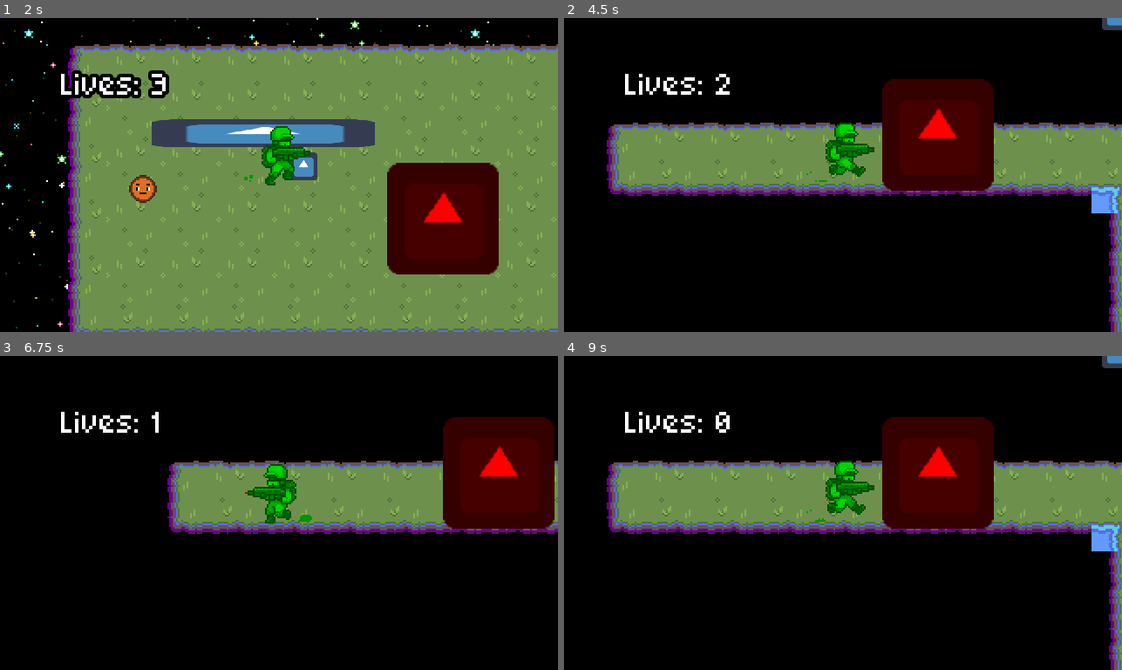
Above: before the commit, frames 1-4 (two rows, left to right).
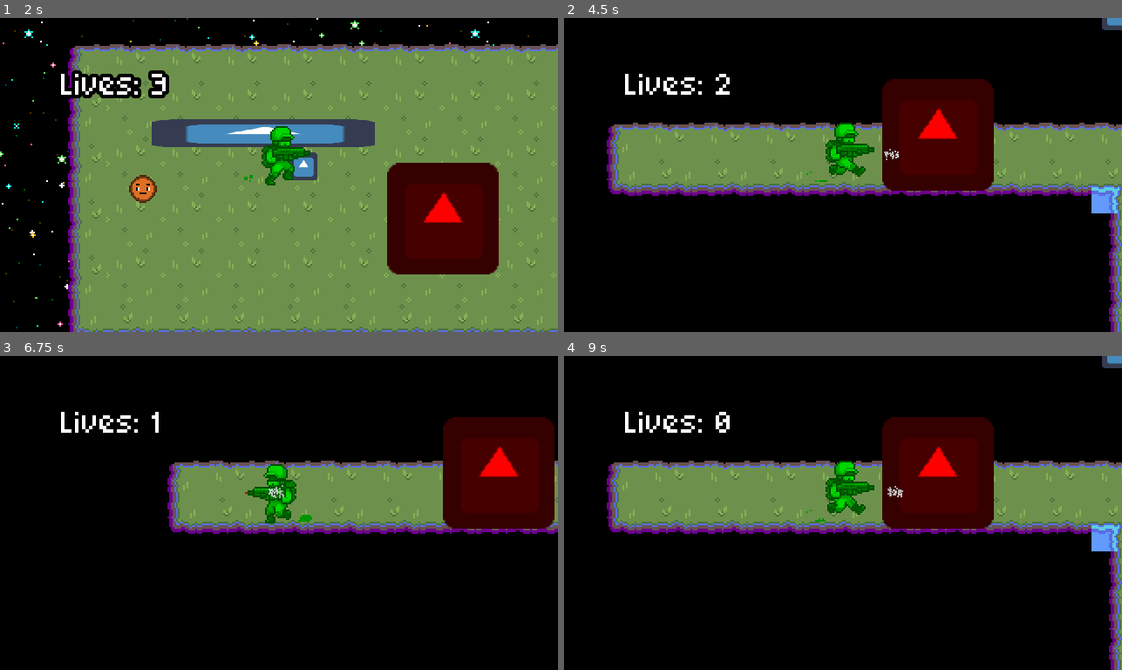
Above: after the commit, the same moments.

Repository: elixs/Terrarian-t
Game: Godot game, scene res://scenes/ui/main_menu.tscn
The game is run twice, just before and just after one commit, with the same random seed, the same clock (stepped at 60 frames per second) and the same inputs. The engine's default icon, where the game draws it, is replaced by a stand-in: a white triangle on a blue panel in a dark square.
Inputs (mouse positions are in pixels of both pictures, inside the frame that each line leads up to):
- Up to frame 1 (2 s): click "Play" at 0.5 s; move the mouse to (401, 159) at 1.27 s; hold D (move_right) from 1.28 s (still down); right-click (401, 159) at 1.35 s; tap Space (jump) at 1.52 s
- Up to frame 2 (4.5 s): move the mouse to (731, 190) at 2.02 s; click (731, 190) at 2.1 s; tap Space (jump) at 2.27, 3.77 s; tap Enter at 2.75 s; move the mouse to (898, 105) at 2.77 s; release D (move_right) at 2.78 s; hold A (move_left) 2.78-3.53 s; hold F (next_level) 2.78-3.53 s; move the mouse to (815, 237) at 3.52 s; hold D (move_right) from 3.53 s (still down); right-click (815, 237) at 3.6 s; move the mouse to (1010, 222) at 4.27 s; click (1010, 222) at 4.35 s
- Up to frame 3 (6.75 s): tap Space (jump) at 4.52, 5.27 s; move the mouse to (111, 465) at 5.02 s; release D (move_right) at 5.03 s; hold A (move_left) 5.03-5.78 s; tap F (next_level) at 5.1 s; move the mouse to (306, 513) at 5.77 s; hold D (move_right) 5.78-6.53 s; right-click (306, 513) at 5.85 s; move the mouse to (195, 434) at 6.52 s; hold A (move_left) from 6.53 s (still down); click (195, 434) at 6.6 s
- Up to frame 4 (9 s): tap Space (jump) at 6.77, 7.52, 8.27 s; move the mouse to (965, 497) at 7.27 s; hold F (next_level) 7.28-8.03 s; move the mouse to (731, 528) at 8.02 s; release A (move_left) at 8.03 s; hold D (move_right) from 8.03 s (still down); right-click (731, 528) at 8.1 s; move the mouse to (898, 443) at 8.77 s; click (898, 443) at 8.85 s

Frame 1 is identical in both runs. In frame 2, less than 0.1% of the frame differs, in the area x 57-60%, y 41-46%; in frame 3, less than 0.1%, in the area x 48-51%, y 41-46%; in frame 4, less than 0.1%.

Commit message:
added smoke particles

Diff:
--- a/scenes/kevin.gd
+++ b/scenes/kevin.gd
@@ -2,6 +2,7 @@
 
 #var Bullet = preload("res://scenes/bullet.tscn")
 export(PackedScene) var Bullet
+export(PackedScene) var Smoke
 
 var velocity = Vector2()
 
@@ -18,6 +19,7 @@
 onready var playback = anim_tree.get("parameters/playback")
 onready var fire_sfx = $FireSFX
 onready var bullet_spawn = $Pivot/BulletSpawn
+
 
 onready var hud = $CanvasLayer/HUD
 
@@ -97,3 +99,6 @@
 	bullet.global_position = bullet_spawn.global_position
 	if pivot.scale.x == -1:
 		bullet.rotation = PI
+	var smoke = Smoke.instance()
+	bullet_spawn.add_child(smoke)
+	smoke.emitting = true
--- a/scenes/kevin.tscn
+++ b/scenes/kevin.tscn
@@ -9,6 +9,7 @@
 [ext_resource path="res://scenes/bullet.tscn" type="PackedScene" id=7]
 [ext_resource path="res://scenes/hud.tscn" type="PackedScene" id=8]
 [ext_resource path="res://scenes/ui/pause_menu.tscn" type="PackedScene" id=9]
+[ext_resource path="res://scenes/smoke.tscn" type="PackedScene" id=10]
 
 [sub_resource type="CircleShape2D" id=29]
 radius = 6.0
@@ -399,6 +400,7 @@
 collision_mask = 2
 script = ExtResource( 2 )
 Bullet = ExtResource( 7 )
+Smoke = ExtResource( 10 )
 
 [node name="Pivot" type="Node2D" parent="."]
 
--- /dev/null
+++ b/scenes/particles.tscn
@@ -0,0 +1,36 @@
+[gd_scene load_steps=5 format=2]
+
+[ext_resource path="res://icon.png" type="Texture" id=1]
+
+[sub_resource type="Gradient" id=1]
+offsets = PoolRealArray( 0, 0.371336, 1 )
+colors = PoolColorArray( 0.996094, 0.059184, 0.0366982, 1, 0.886719, 0.461517, 0.0863384, 1, 0.92549, 1, 0.027451, 0 )
+
+[sub_resource type="GradientTexture" id=2]
+gradient = SubResource( 1 )
+
+[sub_resource type="ParticlesMaterial" id=3]
+flag_disable_z = true
+spread = 0.0
+gravity = Vector3( 0, 0, 0 )
+initial_velocity = 500.0
+orbit_velocity = 0.0
+orbit_velocity_random = 0.0
+linear_accel = 100.0
+radial_accel = 63.28
+radial_accel_random = 0.63
+tangential_accel = 87.01
+damping = 10.0
+angle = 8.1
+scale_random = 1.0
+color_ramp = SubResource( 2 )
+hue_variation = 1.0
+hue_variation_random = 1.0
+
+[node name="Particles" type="Node2D"]
+
+[node name="Particles2D" type="Particles2D" parent="."]
+amount = 50
+lifetime = 2.0
+process_material = SubResource( 3 )
+texture = ExtResource( 1 )
--- /dev/null
+++ b/scenes/smoke.gd
@@ -0,0 +1,6 @@
+extends Particles2D
+
+
+func _ready():
+	yield(get_tree().create_timer(1), "timeout")
+	queue_free()
--- /dev/null
+++ b/scenes/smoke.tscn
@@ -0,0 +1,31 @@
+[gd_scene load_steps=5 format=2]
+
+[ext_resource path="res://scenes/smoke.gd" type="Script" id=1]
+
+[sub_resource type="Gradient" id=30]
+colors = PoolColorArray( 1, 1, 1, 1, 0, 0, 0, 0 )
+
+[sub_resource type="GradientTexture" id=31]
+gradient = SubResource( 30 )
+
+[sub_resource type="ParticlesMaterial" id=32]
+emission_shape = 2
+emission_box_extents = Vector3( 1, 1.5, 1 )
+flag_disable_z = true
+spread = 30.0
+gravity = Vector3( 0, -49, 0 )
+initial_velocity = 40.0
+orbit_velocity = 0.0
+orbit_velocity_random = 0.0
+damping = 100.0
+color_ramp = SubResource( 31 )
+
+[node name="Smoke" type="Particles2D"]
+emitting = false
+amount = 40
+lifetime = 0.5
+one_shot = true
+explosiveness = 0.9
+local_coords = false
+process_material = SubResource( 32 )
+script = ExtResource( 1 )
Not shown: 1 places in scenes/kevin.tscn that only renumber resources
